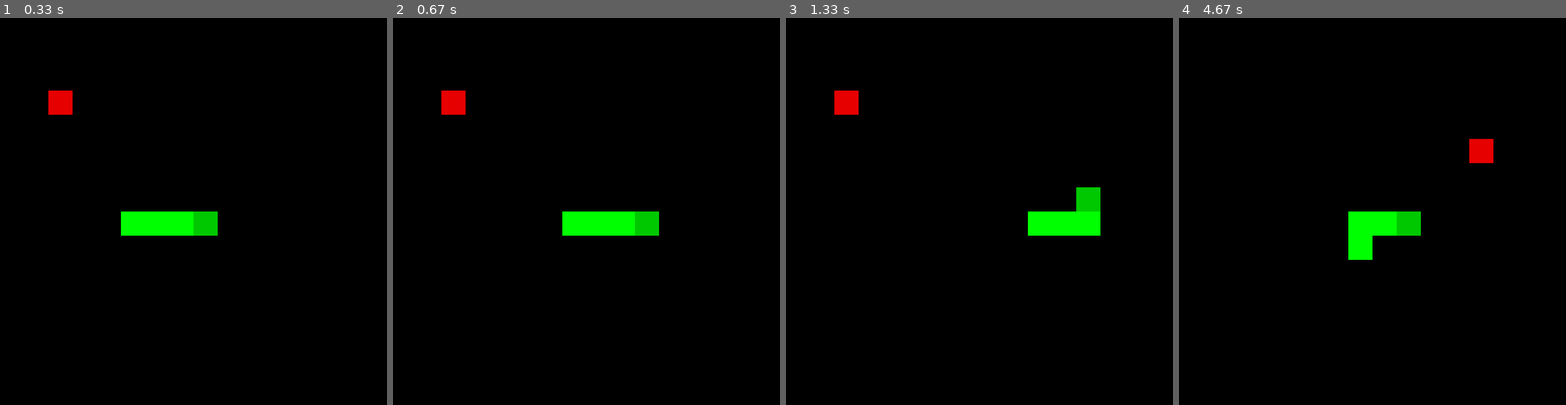
Above: before the commit, frames 1-4 (left to right).
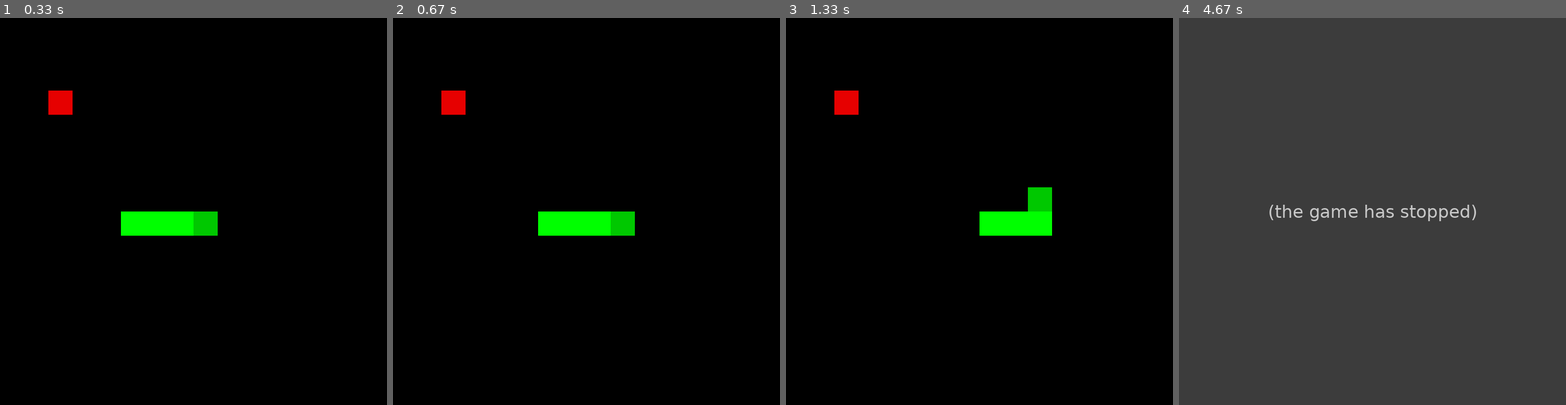
Above: after the commit, the same moments.

Repository: KeenbitGitHub/Snake_Pygame
Game: pygame game, started from main.py
The game is run twice, just before and just after one commit, with the same random seed, the same clock (stepped at 60 frames per second) and the same inputs.
Inputs:
- Up to frame 1 (0.33 s): no input
- Up to frame 2 (0.67 s): hold Right from 0.33 s (still down)
- Up to frame 3 (1.33 s): release Right at 0.8 s; hold Up 0.83-1.3 s
- Up to frame 4 (4.67 s): hold Right 1.33-1.83 s; hold Down 2.43-2.98 s; hold Left 3.02-3.57 s; hold Up 3.6-4.15 s; hold Right from 4.18 s (still down)

Frame 1 is identical in both runs. In frame 2, 1.2% of the frame differs, in the area x 37-69%, y 50-57%; in frame 3, 2.3%; in frame 4, 100%, in the area x 0-100%, y 0-100%.
After the commit the program exited at 4.6 s; later frames show no game.

Commit message:
population runs at the same time

Diff:
--- a/food.py
+++ b/food.py
@@ -19,6 +19,3 @@
     # Renders a piece of food
     def render(self, BLOCK_WIDTH, BLOCK_HEIGHT, win):
         pygame.draw.rect(win, (230, 0, 0), (self.position[0], self.position[1], BLOCK_WIDTH, BLOCK_HEIGHT))
-
-    def dead_render(self, BLOCK_WIDTH, BLOCK_HEIGHT, win):
-        pygame.draw.rect(win, (0, 0, 0), (self.position[0], self.position[1], BLOCK_WIDTH, BLOCK_HEIGHT))
--- a/game.py
+++ b/game.py
@@ -23,12 +23,12 @@
         self.snake_instance = snake.Snake((self.WIN_WIDTH/2, self.WIN_HEIGHT/2), 4, self.BLOCK_SIZE)
         self.food_instance = food.Food(self.snake_instance.body, self.WIN_SIZE, self.BLOCK_WIDTH, self.BLOCK_HEIGHT)
         self.collision_detection_instance = collision_detection.collision_detector()
+        self.win = pygame.display.set_mode(self.WIN_SIZE)
         self.game_running = True
 
         pygame.init()
 
         if (self.simulate):
-            self.win = pygame.display.set_mode(self.WIN_SIZE)
             self.CAPTION = "AI plays snake"
             pygame.display.set_caption(self.CAPTION)
 
@@ -73,20 +73,16 @@
 
     # Starts the game and the game-loop
     def main(self):
-        while self.snake_instance.alive and self.game_running:
-            self.update_move = False
-            self.UPDATE_SPEED = 200
+        self.update_move = False
+        self.UPDATE_SPEED = 200
 
-            if (True):
-                self.player_input()
+        if (self.human_plays):
+            self.player_input()
 
-            self.snake_instance.move(self.direction, self.BLOCK_SIZE)
-            pygame.time.delay(self.UPDATE_SPEED)
+        self.snake_instance.move(self.direction, self.BLOCK_SIZE)
+        pygame.time.delay(self.UPDATE_SPEED)
 
-            if (self.simulate):
-                self.render()
+        if (self.simulate):
+            self.render()
 
-            self.collision()
-
-        self.snake_instance.dead_render(self.BLOCK_WIDTH, self.BLOCK_HEIGHT, self.win)
-        self.food_instance.dead_render(self.BLOCK_WIDTH, self.BLOCK_HEIGHT, self.win)
+        self.collision()
--- a/population.py
+++ b/population.py
@@ -5,11 +5,11 @@
     def __init__(self, size):
         self.size = size
         self.population = np.array([])
-        self.best_snake = np.random.randint(0, self.size) # first snake to simulate chosen randomly
+        self.best_snake = 0
 
         for i in range(self.size):
-            if (i == i):
-                self.population = np.append(self.population, game.Game(True, False))
+            if (i == self.best_snake):
+                self.population = np.append(self.population, game.Game(True, True))
             else:
                 self.population = np.append(self.population, game.Game(False, False))
 
@@ -23,6 +23,6 @@
         return True
 
     def update_population(self):
-        for instance in self.population:
-            if (instance.snake_instance.alive):
+        while (not self.check_if_all_dead()):
+            for instance in self.population:
                 instance.main()
--- a/snake.py
+++ b/snake.py
@@ -35,11 +35,3 @@
             pygame.draw.rect(win, (0, 255, 0), (part[0], part[1], BLOCK_WIDTH, BLOCK_HEIGHT))
 
         pygame.draw.rect(win, (0, 0, 0), (self.moved_from[0], self.moved_from[1], BLOCK_WIDTH, BLOCK_HEIGHT))
-
-    def dead_render(self, BLOCK_WIDTH, BLOCK_HEIGHT, win):
-        pygame.draw.rect(win, (0, 0, 0), (self.head[0], self.head[1], BLOCK_WIDTH, BLOCK_HEIGHT))
-
-        for part in self.body[1:]:
-            pygame.draw.rect(win, (0, 0, 0), (part[0], part[1], BLOCK_WIDTH, BLOCK_HEIGHT))
-
-        pygame.draw.rect(win, (0, 0, 0), (self.moved_from[0], self.moved_from[1], BLOCK_WIDTH, BLOCK_HEIGHT))
